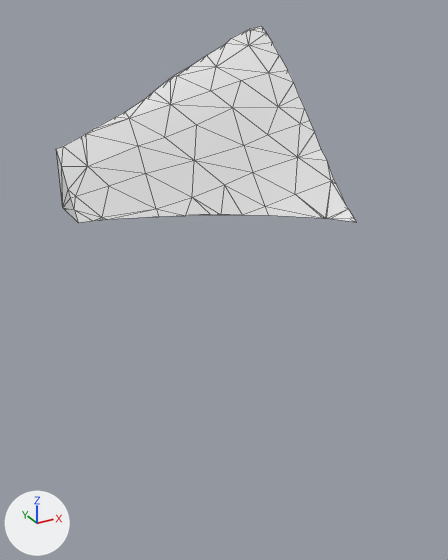
One commit to the glTF model assets/terrain/surface_pieces/surf_22_9.glb: the scene before it, then after it.
Both versions are drawn from a camera (50 mm lens) standing at (-3.23, 51.79, -20.97) and looking at (2.51, 62.24, -26.19). Every picture has the same lights, and +X, +Y and +Z are marked at lower left. The older version comes first. Mesh edges are drawn as thin lines. Where no turn or scale is listed for an object, it has been applied to the vertices.

The first picture shows 'geometry_0'.
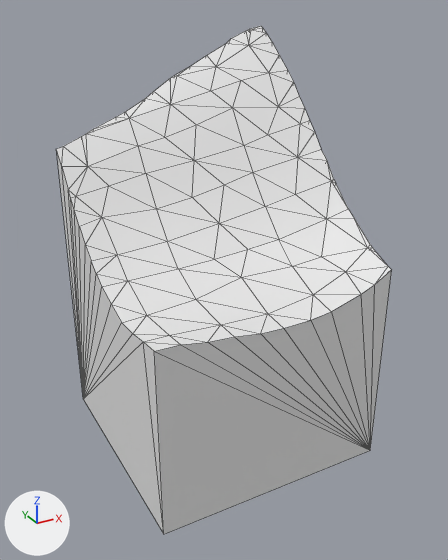
Changed parts and their boxes (x1, y1, x2, y2) in the pictures (448 x 560 px):
'geometry_0', reshaped (12% wider, 158% taller)
    before: (57, 26, 356, 222)
    after: (57, 26, 391, 534)
part 1 of me_geometry_0, built on
    before: (59, 165, 356, 222)
    after: (59, 165, 391, 534)

The change, as a diff of the scene's bpy script:
```diff
--- a/assets/terrain/surface_pieces/surf_22_9.glb.py
+++ b/assets/terrain/surface_pieces/surf_22_9.glb.py
@@ me_geometry_0 @@
 # used by ob_geometry_0; location = (0.0, 0.0, 0.0)
-me_geometry_0.from_pydata(...)  # 89 vertices, 174 faces; spans x 0.0..5.0, y 61.12..65.0, z -25.0..-21.36
+me_geometry_0.from_pydata(...)  # 117 vertices, 230 faces; spans x 0.0..5.0, y 60.0..65.0, z -30.0..-21.36
+# me_geometry_0 part 1
+# 19 vertices are removed from x 0.0..5.0, y 61.12..65.0, z -25.0
+# 84 faces are deleted
+# 1 vertex moves from x 4.99, y 61.13, z -25.0 to x 5.0, y 60.66, z -25.34
+# 47 vertices are added at x 0.0..5.0, y 60.0..65.0, z -30.0..-25.01
+# 140 new faces join them
```
